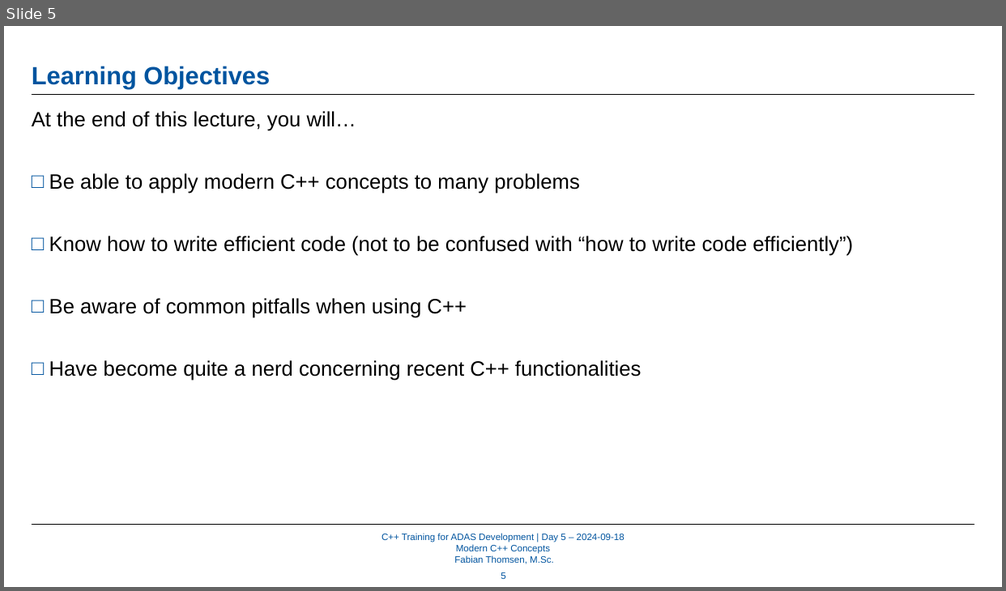
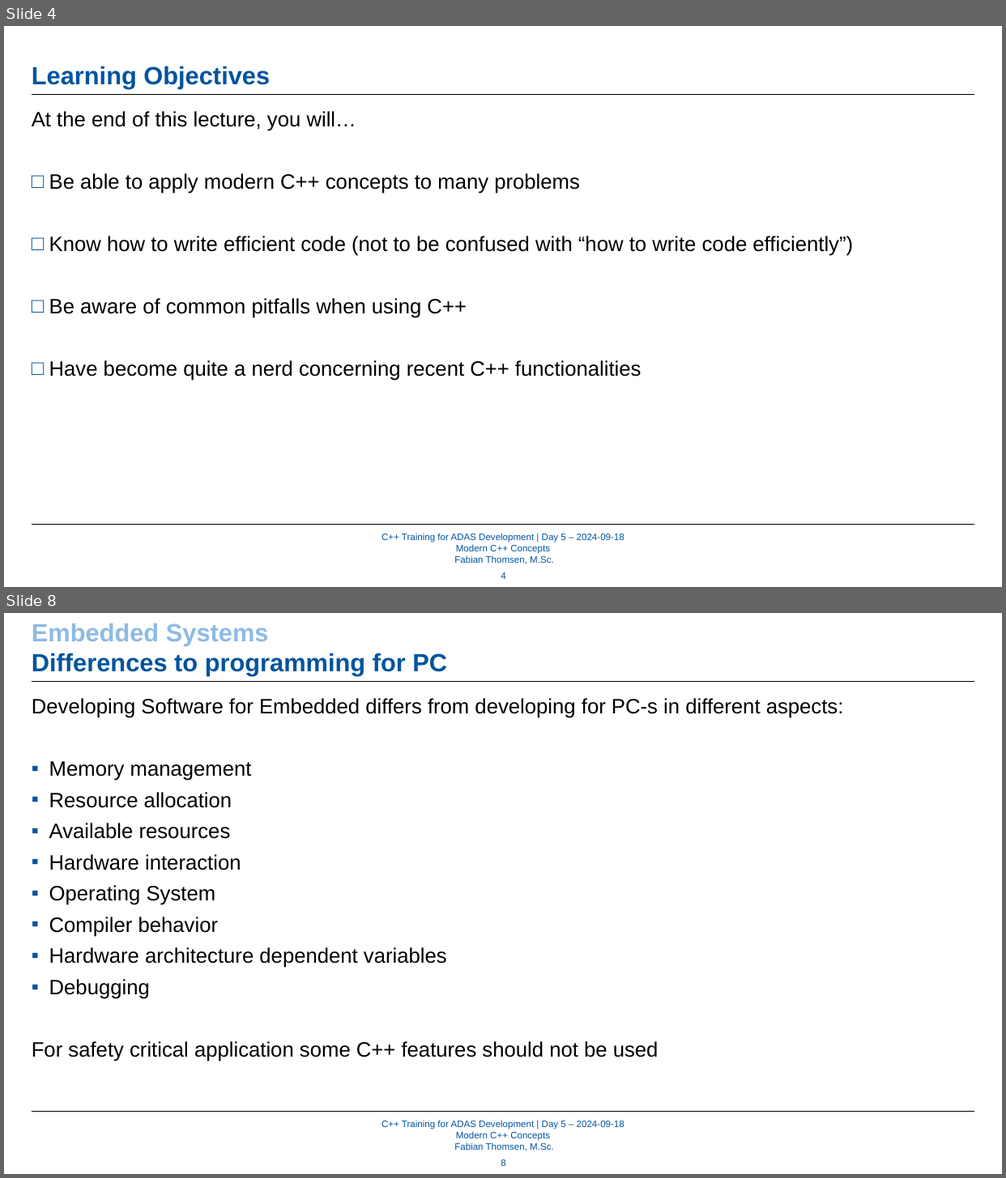
Before and after one commit to WhR4Ven/Diss_Dokument, a slide deck: Vortrag/05_ModernCPPConcepts_Part1 - Kopie.pptx. Shown one above the other, each under a label of ours: slide 5 before the commit, slides 4 and 8 after it; the slides between them are not shown. The pictures are 1006x591 and 1006x1178 pixels, drawn with LibreOffice and Linux fonts; fonts in the diff are those of the drawing; background and template pictures are left out. Boxes give left, top, right and bottom in pixels: in the first picture for what was removed or moved away, otherwise in the second. Text is boxed around its words. In the diff, an @@ line names an element or a change of style, - is before the commit and + after.

```diff
--- a/Vortrag/05_ModernCPPConcepts_Part1 - Kopie.pptx
+++ b/Vortrag/05_ModernCPPConcepts_Part1 - Kopie.pptx
@@ slide 8 added at (4, 613, 1002, 1174), background #FFFFFF; not listed: 3 template elements that a slide beside it also shows @@
@@ text added at (32, 624, 447, 675), 24 pt, text #00549F, bold @@
+Embedded Systems
+Differences to programming for PC
@@ text added at (32, 698, 844, 1062), 20 pt, text #000000 @@
+Developing Software for Embedded differs from developing for PC-s in different aspects:
+▪ Memory management
+▪ Resource allocation
+▪ Available resources
+▪ Hardware interaction
+▪ Operating System
+▪ Compiler behavior
+▪ Hardware architecture dependent variables
+▪ Debugging
+For safety critical application some C++ features should not be used
@@ page number added at (501, 1160, 505, 1166), 9 pt, text #00549F @@
+8
@@ what was slide 5 is now slide 4 @@
@@ page number at (501, 573, 505, 579): text changed @@
-5
+4
```
Also in this commit, not shown: 4 slides changed, 64 other slides added, 5 slides removed, 13 other files.
